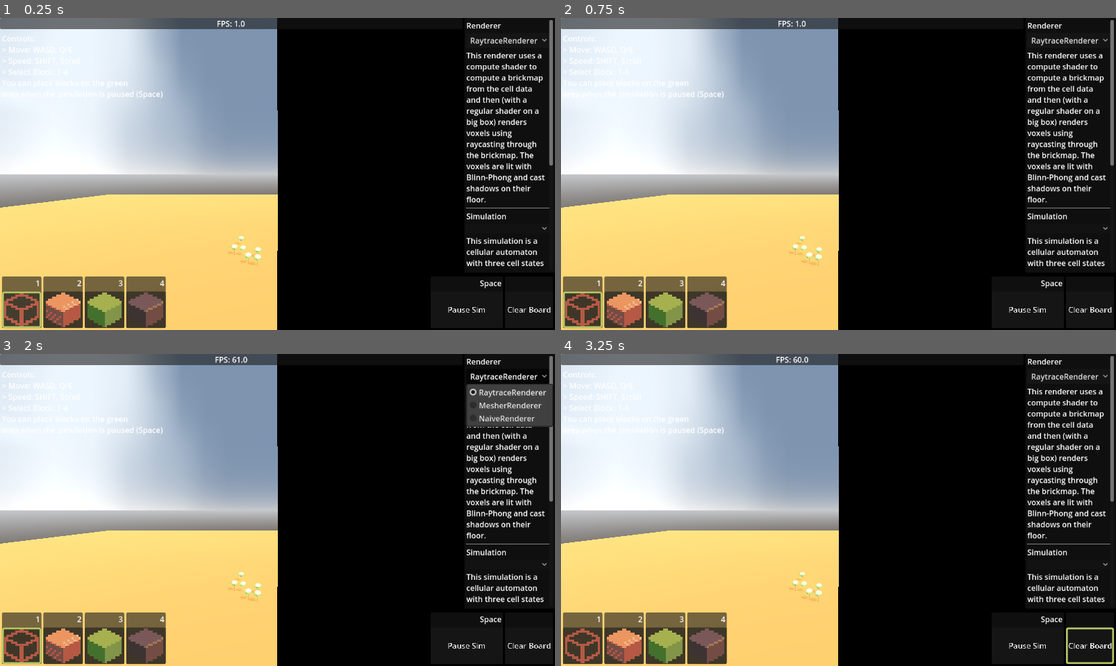
Above: before the commit, frames 1-4 (two rows, left to right).
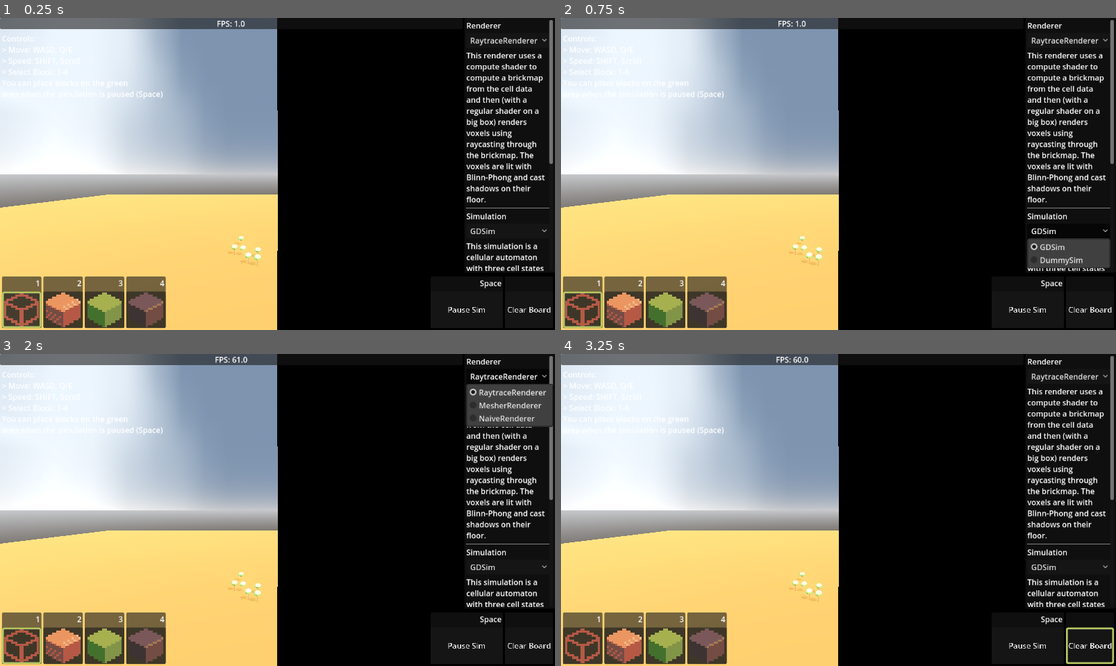
Above: after the commit, the same moments.

Repository: murumart/cgiproject
Game: Godot game, scene res://scenes/main.tscn
Two runs of this game, one before a commit and one after it. Both use one fixed random seed, a clock stepped at 60 frames per second and the inputs below.
Inputs (mouse positions are in pixels of both pictures, inside the frame that each line leads up to):
- Up to frame 1 (0.25 s): no input
- Up to frame 2 (0.75 s): click (1066, 230) at 0.5 s, where only the run after the commit has a clickable "GDSim"
- Up to frame 3 (2 s): click "RaytraceRenderer" at 1.25 s
- Up to frame 4 (3.25 s): click (583, 647) at 2.02 s; click "Clear Board" at 2.75 s

The runs differ from the first frame. In frame 1, 0.9% of the frame differs, in the area x 83-100%, y 46-82%; in frame 2, 1.5%; in frame 3, 0.9%; in frame 4, 0.9%.
Error in both runs: Assertion failed: Couldnt' get rendering device (res://scenes/simulators/compute_simulator.gd:20)

Commit message:
Changing simulators on runtime

Diff:
--- a/scenes/main.tscn
+++ b/scenes/main.tscn
@@ -74,17 +74,16 @@
 
 [node name="Simulators" type="Node" parent="."]
 
-[node name="DummySim" type="Node" parent="Simulators" node_paths=PackedStringArray("pause_button")]
+[node name="DummySim" type="Node" parent="Simulators"]
 script = ExtResource("6_tefeu")
 compute_shader_file = ExtResource("2_eb6dy")
 grid_size = 64
-pause_button = NodePath("../../Camera3D/Control/VBoxContainer/MarginContainer/HBoxContainer/Pause")
-
-[node name="GDSim" type="Node" parent="Simulators" node_paths=PackedStringArray("pause_button")]
+
+[node name="GDSim" type="Node" parent="Simulators"]
+editor_description = "This simulation is a cellular automaton with three cell states (wood, leaves, bark) (internally each state is a weight) run on a different thread in GDScript. Each cell type has kernels for each of the other cell types that determine its score for the next turn, for example, leaves get a bad score when something else is on top of them, bark gets a good score being next to both air and wood, etc."
 script = ExtResource("3_pm3ni")
 grid_size = 32
 running = true
-pause_button = NodePath("../../Camera3D/Control/VBoxContainer/MarginContainer/HBoxContainer/Pause")
 
 [node name="Renderers" type="Node" parent="."]
 
@@ -128,7 +127,7 @@
 script = ExtResource("3_sugp2")
 renderer = NodePath("../Renderers/RaytraceRenderer")
 
-[node name="Control" type="Control" parent="Camera3D" node_paths=PackedStringArray("renderers", "camera", "fps_label", "renderer_switch", "renderer_description")]
+[node name="Control" type="Control" parent="Camera3D" node_paths=PackedStringArray("renderers", "simulators", "renderer_switch", "renderer_description", "simulator_switch", "simulator_description", "editor", "camera", "fps_label", "pause_button")]
 layout_mode = 3
 anchors_preset = 15
 anchor_right = 1.0
@@ -137,10 +136,16 @@
 grow_vertical = 2
 script = ExtResource("12_y6deb")
 renderers = [NodePath("../../Renderers/RaytraceRenderer"), NodePath("../../Renderers/MesherRenderer"), NodePath("../../Renderers/NaiveRenderer")]
+simulators = [NodePath("../../Simulators/GDSim"), NodePath("../../Simulators/DummySim")]
+renderer_switch = NodePath("VBoxContainer/Hbox/PanelContainer/MarginContainer/ScrollContainer/VBoxContainer/RendererSwitch")
+renderer_description = NodePath("VBoxContainer/Hbox/PanelContainer/MarginContainer/ScrollContainer/VBoxContainer/RendererDescription")
+simulator_switch = NodePath("VBoxContainer/Hbox/PanelContainer/MarginContainer/ScrollContainer/VBoxContainer/SimulationSwitch")
+simulator_description = NodePath("VBoxContainer/Hbox/PanelContainer/MarginContainer/ScrollContainer/VBoxContainer/SimulationDesc")
+grid_size = 32
+editor = NodePath("../../TextureEditor")
 camera = NodePath("..")
 fps_label = NodePath("VBoxContainer/Hbox/Center/VBoxContainer/PanelContainer/FPSLabel")
-renderer_switch = NodePath("VBoxContainer/Hbox/PanelContainer/MarginContainer/ScrollContainer/VBoxContainer/RendererSwitch")
-renderer_description = NodePath("VBoxContainer/Hbox/PanelContainer/MarginContainer/ScrollContainer/VBoxContainer/RendererDescription")
+pause_button = NodePath("VBoxContainer/MarginContainer/HBoxContainer/Pause")
 
 [node name="VBoxContainer" type="VBoxContainer" parent="Camera3D/Control"]
 layout_mode = 1
@@ -237,7 +242,6 @@
 [node name="SimulationSwitch" type="OptionButton" parent="Camera3D/Control/VBoxContainer/Hbox/PanelContainer/MarginContainer/ScrollContainer/VBoxContainer"]
 layout_mode = 2
 focus_mode = 0
-disabled = true
 selected = 0
 item_count = 2
 popup/item_0/id = 0
@@ -245,7 +249,6 @@
 
 [node name="SimulationDesc" type="RichTextLabel" parent="Camera3D/Control/VBoxContainer/Hbox/PanelContainer/MarginContainer/ScrollContainer/VBoxContainer"]
 layout_mode = 2
-text = "This simulation is a cellular automaton with three cell states (wood, leaves, bark) (internally each state is a weight) run on a different thread in GDScript. Each cell type has kernels for each of the other cell types that determine its score for the next turn, for example, leaves get a bad score when something else is on top of them, bark gets a good score being next to both air and wood, etc."
 fit_content = true
 
 [node name="MarginContainer" type="MarginContainer" parent="Camera3D/Control/VBoxContainer"]
--- a/scenes/renderers/compute_renderer.gd
+++ b/scenes/renderers/compute_renderer.gd
@@ -32,16 +32,9 @@
 
 	data_texture = ComputeSimulator.create_texture(rd, simulator.get_grid_size())
 
-	if simulator is ComputeSimulator:
-		(simulator as ComputeSimulator).simulation_updated_texture.connect(func(d: RID) -> void:
-			data_texture = d
-			build_brick_map()
-			bind_texture_to_material()
-		)
-	else:
-		simulator.simulation_updated.connect(func() -> void:
-			simulator.get_draw_data_async(_data_got)
-		)
+	var s := simulator
+	simulator = null
+	set_simulator(s)
 
 	setup_brick_pipeline()
 	create_brick_map_texture()
@@ -53,6 +46,29 @@
 	rd.texture_update(data_texture, 0, data)
 	build_brick_map()
 	bind_texture_to_material()
+
+
+func _sim_updated() -> void:
+	simulator.get_draw_data_async(_data_got)
+
+
+func _sim_updated_tex(tex: RID) -> void:
+	data_texture = tex
+	build_brick_map()
+	bind_texture_to_material()
+
+
+func set_simulator(sim: Simulator) -> void:
+	if simulator:
+		if simulator is ComputeSimulator:
+			(simulator as ComputeSimulator).simulation_updated_texture.disconnect(_sim_updated_tex)
+		else:
+			simulator.simulation_updated.disconnect(_sim_updated)
+	simulator = sim
+	if simulator is ComputeSimulator:
+		(simulator as ComputeSimulator).simulation_updated_texture.connect(_sim_updated_tex)
+	else:
+		simulator.simulation_updated.connect(_sim_updated)
 
 
 func _input(event: InputEvent) -> void:
--- a/scenes/renderers/mesher_renderer.gd
+++ b/scenes/renderers/mesher_renderer.gd
@@ -18,9 +18,9 @@
 func _ready() -> void:
 	super()
 	_thread.start(_threaded_meshing)
-	sim.simulation_updated.connect(func() -> void:
-		sim.get_draw_data_async(_data_get)
-	)
+	var s := sim
+	sim = null
+	set_simulator(s)
 	for inst in instances:
 		inst.scale = Vector3.ONE * 100.0 / sim.get_grid_size()
 	#inst.position -= Vector3.ONE * 100.0 / sim.get_grid_size() * 0.5
@@ -32,6 +32,16 @@
 		_data = _data_wait
 		_semaph.post()
 	_last_mesh += delta
+
+
+func _sim_updated() -> void:
+	sim.get_draw_data_async(_data_get)
+
+func set_simulator(simulator: Simulator) -> void:
+	if sim:
+		sim.simulation_updated.disconnect(_sim_updated)
+	sim = simulator
+	sim.simulation_updated.connect(_sim_updated)
 
 
 func _data_get(d: PackedByteArray) -> void:
--- a/scenes/renderers/naive_renderer.gd
+++ b/scenes/renderers/naive_renderer.gd
@@ -9,16 +9,27 @@
 
 func _ready() -> void:
 	super()
-	sim.simulation_updated.connect(func() -> void:
-		sim.get_draw_data_async(_data_get)
-	)
+	var s := sim
+	sim = null
+	set_simulator(s)
 	parent.scale = Vector3.ONE * 100.0 / sim.get_grid_size()
+
+
+func set_simulator(s: Simulator) -> void:
+	if sim:
+		sim.simulation_updated.disconnect(_sim_updated)
+	sim = s
+	sim.simulation_updated.connect(_sim_updated)
 
 
 func _data_get(d: PackedByteArray) -> void:
 	if disabled: return
 	_cells = d
 	_draw_life()
+
+
+func _sim_updated() -> void:
+	sim.get_draw_data_async(_data_get)
 
 
 func change_render_setting(_by: int) -> void: pass
--- a/scenes/renderers/renderer.gd
+++ b/scenes/renderers/renderer.gd
@@ -4,6 +4,7 @@
 
 @abstract func change_render_setting(by: int) -> void
 @abstract func set_disabled(to: bool) -> void
+@abstract func set_simulator(sim: Simulator) -> void
 
 
 func _ready() -> void:
--- a/scenes/simulators/compute_simulator.gd
+++ b/scenes/simulators/compute_simulator.gd
@@ -20,6 +20,10 @@
 	assert(rd, "Couldnt' get rendering device")
 
 	# Setup
+	reset()
+
+
+func reset() -> void:
 	data_texture_rid = create_texture(rd, grid_size)
 	setup_compute_pipeline()
 
@@ -38,8 +42,8 @@
 	rd.texture_get_data_async(data_texture_rid, 0, callback)
 
 
-func get_grid_size() -> int:
-	return grid_size
+func get_grid_size() -> int: return grid_size
+func set_grid_size(to: int) -> void: grid_size = to
 
 
 func update_data(data: PackedByteArray) -> void:
--- a/scenes/simulators/gd_sim.gd
+++ b/scenes/simulators/gd_sim.gd
@@ -13,11 +13,22 @@
 
 func _ready() -> void:
 	super()
+	reset()
+
+
+func reset() -> void:
+	if thread.is_started():
+		semaphore.post()
+		_stop_thread = true
+		thread.wait_to_finish()
 	life = StupitTreeLife.new()
 	_cells = PackedByteArray()
 	life.init(_cells, grid_size)
-	if running:
-		thread.start(_simulate_thread)
+	(func() -> void:
+		if running:
+			_stop_thread = false
+			thread.start(_simulate_thread)
+	).call_deferred()
 
 
 func _process(_delta: float) -> void:
@@ -38,6 +49,7 @@
 
 
 func get_grid_size() -> int: return grid_size
+func set_grid_size(to: int) -> void: grid_size = to
 
 
 func is_sim_running() -> bool: return running
@@ -81,8 +93,7 @@
 var _simulating := false
 var _stop_thread := false
 func _simulate_thread() -> void:
-	while true:
-		if _stop_thread:
-			break
+	while not _stop_thread:
+		print("ass")
 		semaphore.wait()
 		_simulate()
--- a/scenes/simulators/simulator.gd
+++ b/scenes/simulators/simulator.gd
@@ -4,22 +4,16 @@
 
 signal simulation_updated
 
-@export var pause_button: UIB
+@export var enabled := false
 
 @abstract func get_grid_size() -> int
+@abstract func set_grid_size(to: int) -> void
 @abstract func is_sim_running() -> bool
 @abstract func sim_set_running(to: bool) -> void
 
 @abstract func get_draw_data_async(callback: Callable) -> void
 @abstract func update_data(data: PackedByteArray) -> void
 
+@abstract func reset() -> void
 
-func _ready() -> void:
-	pause_button.selected.connect(func() -> void:
-		if is_sim_running():
-			sim_set_running(false)
-			pause_button.text = "Play Simulation"
-		else:
-			sim_set_running(true)
-			pause_button.text = "Pause Simulation"
-	)
+func _ready() -> void: pass
--- a/scenes/ui.gd
+++ b/scenes/ui.gd
@@ -1,17 +1,37 @@
 extends Control
 
 const CameraScript := preload("res://addons/freelookcamera/free_look_camera.gd")
+const ButtonScript := preload("res://scenes/ui/ui_button.gd")
 
 @export var renderers: Array[Renderer]
 var current_renderer: Renderer
-@export var camera: CameraScript
 
-@export var fps_label: Label
+@export var simulators: Array[Simulator]
+var current_simulator: Simulator
+
 @export var renderer_switch: OptionButton
 @export var renderer_description: RichTextLabel
 
+@export var simulator_switch: OptionButton
+@export var simulator_description: RichTextLabel
+@export var grid_size: int
+
+@export var editor: TextureEditor
+@export var camera: CameraScript
+@export var fps_label: Label
+@export var pause_button: ButtonScript
+
 
 func _ready() -> void:
+	pause_button.selected.connect(func() -> void:
+		if current_simulator.is_sim_running():
+			current_simulator.sim_set_running(false)
+			pause_button.text = "Play Simulation"
+		else:
+			current_simulator.sim_set_running(true)
+			pause_button.text = "Pause Simulation"
+	)
+
 	renderer_switch.clear()
 	var i := 0
 	for r in renderers:
@@ -20,6 +40,14 @@
 			_renderer_selected(i)
 		i += 1
 	renderer_switch.item_selected.connect(_renderer_selected)
+	simulator_switch.clear()
+	i = 0
+	for s in simulators:
+		simulator_switch.add_item(s.name)
+		if s.is_sim_running():
+			_simulator_selected(i)
+		i += 1
+	simulator_switch.item_selected.connect(_simulator_selected)
 
 
 func _process(_delta: float) -> void:
@@ -31,10 +59,28 @@
 	if r == current_renderer:
 		return
 
-	print("switching to ", r)
+	print("switching render to ", r)
 	if current_renderer:
 		current_renderer.set_disabled(true)
 	r.set_disabled(false)
 	current_renderer = r
 	renderer_description.text = r.editor_description
 	camera.renderer = r
+
+
+func _simulator_selected(which: int) -> void:
+	var s := simulators[which]
+	if s == current_simulator:
+		return
+
+	print("switching sim to ", s)
+	if current_simulator:
+		current_simulator.sim_set_running(false)
+	s.set_grid_size(grid_size)
+	s.reset()
+	s.sim_set_running(true)
+	for r in renderers:
+		r.set_simulator(s)
+	current_simulator = s
+	simulator_description.text = s.editor_description
+	editor.simulator = s
